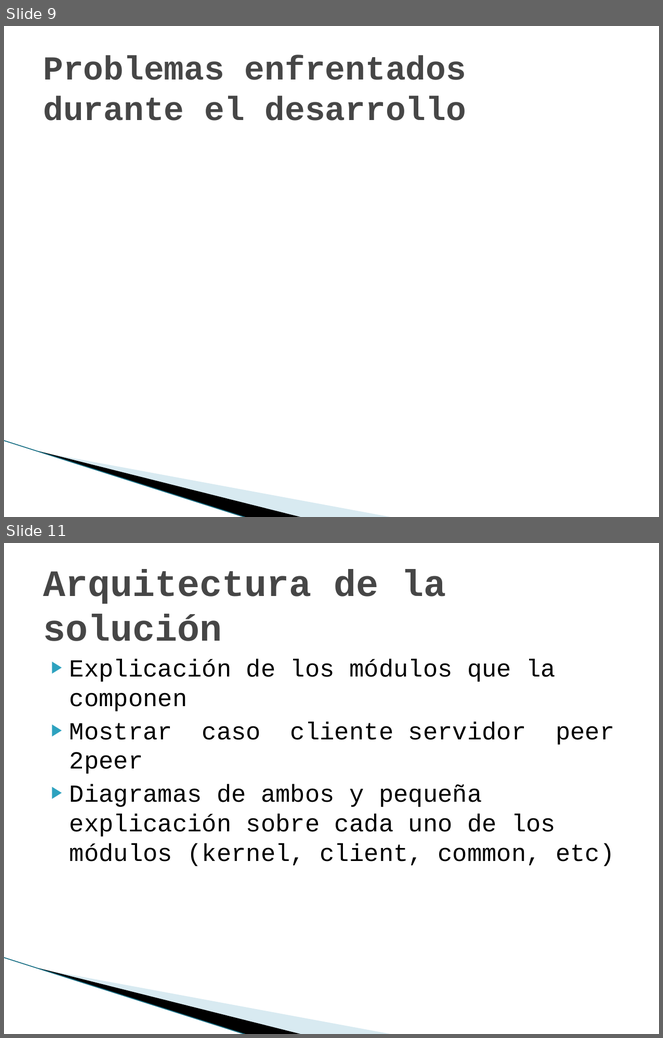
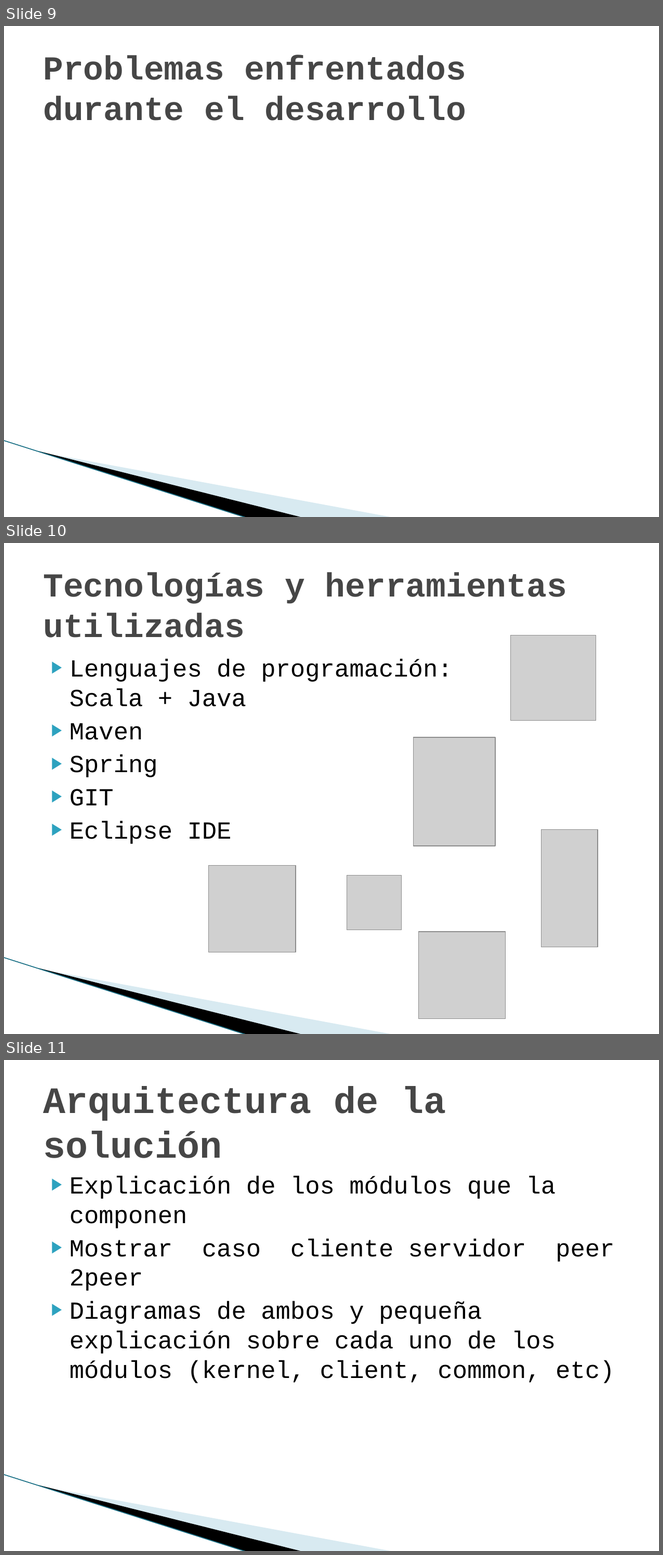
Before and after one commit to maurociancio/parallel-editor, a slide deck: doc/presentacion/presentacion.pptx. Shown one above the other, each under a label of ours: slides 9 and 11 before the commit, slides 9, 10 and 11 after it; the slides between them are not shown. The pictures are 663x1038 and 663x1555 pixels, drawn with LibreOffice and Linux fonts; fonts in the diff are those of the drawing; grey boxes stand for pictures; background and template pictures are left out. Boxes give left, top, right and bottom in pixels: in the first picture for what was removed or moved away, otherwise in the second. Text is boxed around its words. In the diff, an @@ line names an element or a change of style, - is before the commit and + after.

```diff
--- a/doc/presentacion/presentacion.pptx
+++ b/doc/presentacion/presentacion.pptx
@@ slide 10 added at box(4, 543, 659, 1034), background #FFFFFF; not listed: 3 template elements that a slide beside it also shows @@
@@ title added at box(43, 573, 567, 638), 36.9 pt, text #464646, bold @@
+Tecnologías y herramientas utilizadas
@@ picture added at box(510, 636, 596, 720) @@
@@ text added at box(70, 659, 453, 844), 27 pt, text #000000 @@
+▶ Lenguajes de programación:
+  Scala + Java
+▶ Maven
+▶ Spring
+▶ GIT
+▶ Eclipse IDE
@@ picture added at box(414, 737, 495, 846) @@
@@ picture added at box(541, 830, 598, 947) @@
@@ picture added at box(208, 865, 296, 953) @@
@@ picture added at box(347, 876, 401, 930) @@
@@ picture added at box(419, 932, 506, 1019) @@
```
Also in this commit, not shown: 1 slide removed.
